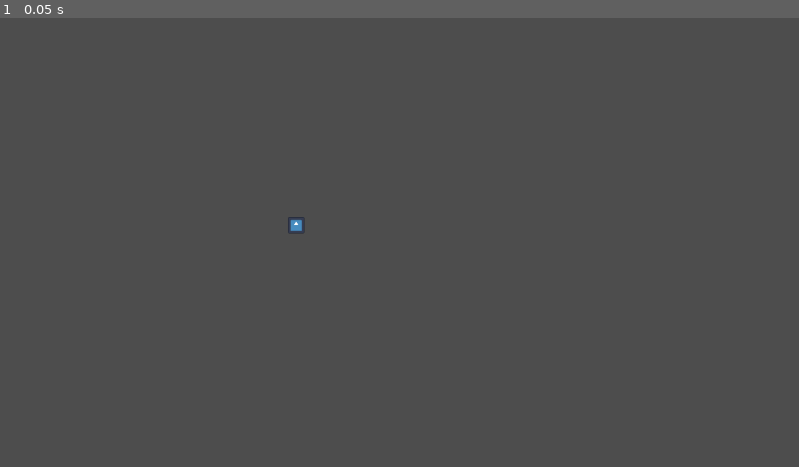
Above: before the commit, frame 1.
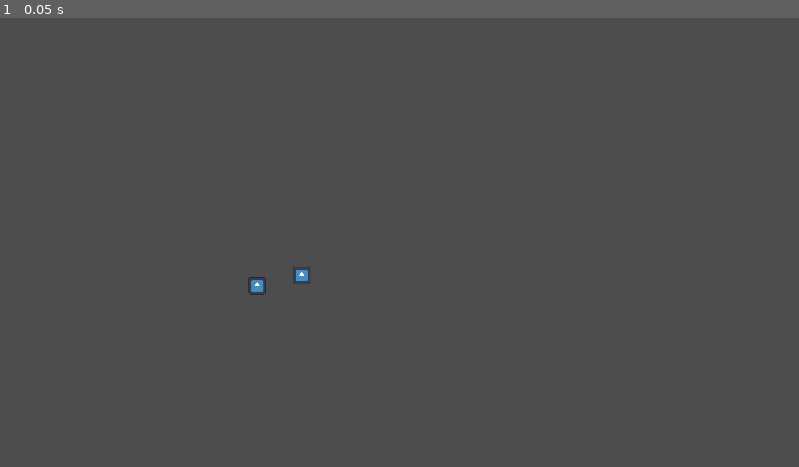
Above: after the commit, the same moment.

Repository: super-Colin/godot-physics-drag
Game: Godot game, scene res://game.tscn
Same seed, same stepped clock (60 frames per second), same inputs: the game is played once before the commit and once after it. The engine's default icon, where the game draws it, is replaced by a stand-in: a white triangle on a blue panel in a dark square.
Inputs:
- Up to frame 1 (0.05 s): no input

The runs differ from the first frame. In frame 1, 0.2% of the frame differs, in the area x 31-39%, y 44-62%.

Commit message:
rework particle scene

Diff:
--- /dev/null
+++ b/barrel.tscn
@@ -0,0 +1,43 @@
+[gd_scene load_steps=3 format=3 uid="uid://cu1j8cej1pmx4"]
+
+[sub_resource type="RectangleShape2D" id="RectangleShape2D_aq3h7"]
+size = Vector2(501.875, 38.25)
+
+[sub_resource type="RectangleShape2D" id="RectangleShape2D_ods5d"]
+size = Vector2(501.875, 16)
+
+[node name="Barrel" type="Node2D"]
+
+[node name="North" type="Area2D" parent="."]
+gravity_space_override = 3
+
+[node name="CollisionShape2D" type="CollisionShape2D" parent="North"]
+position = Vector2(0, -57.25)
+shape = SubResource("RectangleShape2D_aq3h7")
+
+[node name="North2" type="Area2D" parent="."]
+gravity_space_override = 3
+gravity = 400.0
+
+[node name="CollisionShape2D" type="CollisionShape2D" parent="North2"]
+position = Vector2(0, -29)
+shape = SubResource("RectangleShape2D_ods5d")
+
+[node name="South" type="Area2D" parent="."]
+gravity_space_override = 3
+gravity_point_center = Vector2(0, -1)
+gravity_direction = Vector2(0, -1)
+
+[node name="CollisionShape2D" type="CollisionShape2D" parent="South"]
+position = Vector2(0.125, 51)
+shape = SubResource("RectangleShape2D_aq3h7")
+
+[node name="South2" type="Area2D" parent="."]
+gravity_space_override = 3
+gravity_point_center = Vector2(0, -1)
+gravity_direction = Vector2(0, -1)
+gravity = 400.0
+
+[node name="CollisionShape2D" type="CollisionShape2D" parent="South2"]
+position = Vector2(0.125, 23)
+shape = SubResource("RectangleShape2D_ods5d")
--- a/cannon.tscn
+++ b/cannon.tscn
@@ -1,14 +1,15 @@
 [gd_scene load_steps=2 format=3 uid="uid://bffwl3d1bs1bh"]
 
 [sub_resource type="CircleShape2D" id="CircleShape2D_rcd5r"]
-radius = 17.1172
+radius = 19.6469
 
 [node name="Cannon" type="Node2D"]
 
 [node name="StaticBody2D" type="StaticBody2D" parent="."]
 
 [node name="CollisionPolygon2D" type="CollisionPolygon2D" parent="StaticBody2D"]
-polygon = PackedVector2Array(125, -44, 38, -102, -47, -98, -109, -16, -89, 77, -3, 117, 115, 67, 415, 80, 390, 188, -106, 243, -277, 100, -126, -175, 35, -201, 230, -117, 442, -117, 435, -45)
+position = Vector2(-9, 20)
+polygon = PackedVector2Array(12, -226, -32, -223, -66, -215, -101, -201, -129, -181, -157, -150, -180, -111, -196, -60, -202, -5, -191, 48, -167, 94, -137, 130, -93, 164, -47, 182, 6, 191, 56, 190, 112, 177, 163, 153, 213, 117, 244, 12, 248, -79, 448, -62, 404, 169, -106, 243, -518, 45, -288, -329, 162, -304, 403, -226)
 
 [node name="CollisionShape2D" type="CollisionShape2D" parent="StaticBody2D"]
 shape = SubResource("CircleShape2D_rcd5r")
--- /dev/null
+++ b/electron.tscn
@@ -0,0 +1,10 @@
+[gd_scene load_steps=2 format=3 uid="uid://b8lf6k6glgc45"]
+
+[sub_resource type="CircleShape2D" id="CircleShape2D_n6e81"]
+radius = 8.06226
+
+[node name="Electron" type="RigidBody2D"]
+mass = 0.05
+
+[node name="CollisionShape2D" type="CollisionShape2D" parent="."]
+shape = SubResource("CircleShape2D_n6e81")
--- a/game.tscn
+++ b/game.tscn
@@ -1,14 +1,23 @@
-[gd_scene load_steps=3 format=3 uid="uid://bwifno7yakkyh"]
+[gd_scene load_steps=4 format=3 uid="uid://bwifno7yakkyh"]
 
 [ext_resource type="PackedScene" uid="uid://bffwl3d1bs1bh" path="res://cannon.tscn" id="1_5pc3s"]
-[ext_resource type="PackedScene" uid="uid://bftm4dync3qdl" path="res://particle.tscn" id="2_kv56s"]
+[ext_resource type="PackedScene" uid="uid://cu1j8cej1pmx4" path="res://barrel.tscn" id="3_rsftv"]
+[ext_resource type="PackedScene" uid="uid://dovba76u65cbw" path="res://particle.tscn" id="4_wutqv"]
 
 [node name="Game" type="Node2D"]
 
 [node name="Cannon" parent="." instance=ExtResource("1_5pc3s")]
-position = Vector2(385, 289)
+position = Vector2(575, 536)
 
-[node name="Particle" parent="." instance=ExtResource("2_kv56s")]
-z_index = 1
-z_as_relative = false
-position = Vector2(427, 299)
+[node name="MainCamera" type="Camera2D" parent="."]
+position = Vector2(962, 536)
+
+[node name="Barrel" parent="." instance=ExtResource("3_rsftv")]
+position = Vector2(1228, 358)
+
+[node name="Particle" parent="." instance=ExtResource("4_wutqv")]
+position = Vector2(620, 640)
+isTarget = false
+
+[node name="Particle2" parent="." instance=ExtResource("4_wutqv")]
+position = Vector2(727, 615)
--- /dev/null
+++ b/globals.gd
@@ -0,0 +1,6 @@
+extends Node
+
+
+
+
+var particleRef:Node
--- /dev/null
+++ b/nucleus.gd
@@ -0,0 +1,26 @@
+extends RigidBody2D
+
+
+var beingDragged = false
+var hoveredOn = false
+
+
+
+
+func _ready() -> void:
+	$'.'.set_pickable(true) # SUPER IMPORTANT!!! Mouse entered/exited won't trigger without this!
+	$'.'.mouse_entered.connect(_mouse_entered)
+	$'.'.mouse_exited.connect(_mouse_exited)
+
+
+
+
+
+func _mouse_entered():
+	#print("part - hovered on")
+	hoveredOn = true
+
+
+func _mouse_exited():
+	#print("part - hover exited")
+	hoveredOn = false
--- /dev/null
+++ b/nucleus.tscn
@@ -0,0 +1,46 @@
+[gd_scene load_steps=9 format=3 uid="uid://bftm4dync3qdl"]
+
+[ext_resource type="Script" path="res://nucleus.gd" id="1_6wc5g"]
+[ext_resource type="Texture2D" uid="uid://dms0l36kd4vhn" path="res://icon.svg" id="2_b3stg"]
+
+[sub_resource type="CircleShape2D" id="CircleShape2D_802ga"]
+radius = 29.0
+
+[sub_resource type="Gradient" id="Gradient_jfc5y"]
+colors = PackedColorArray(1, 0, 0, 1, 1, 0, 1, 0.133333)
+
+[sub_resource type="GradientTexture1D" id="GradientTexture1D_w1dwr"]
+gradient = SubResource("Gradient_jfc5y")
+
+[sub_resource type="Curve" id="Curve_85ug0"]
+_data = [Vector2(0, 1), 0.0, 0.0, 0, 0, Vector2(1, 0.252955), 0.0, 0.0, 0, 0]
+point_count = 2
+
+[sub_resource type="CurveTexture" id="CurveTexture_iybxi"]
+curve = SubResource("Curve_85ug0")
+
+[sub_resource type="ParticleProcessMaterial" id="ParticleProcessMaterial_xu1ul"]
+particle_flag_disable_z = true
+angular_velocity_min = -1.60933e-05
+angular_velocity_max = 93.1
+gravity = Vector3(0, 0, 0)
+scale_min = 10.0
+scale_max = 10.0
+scale_curve = SubResource("CurveTexture_iybxi")
+color = Color(1, 0.129412, 1, 1)
+color_ramp = SubResource("GradientTexture1D_w1dwr")
+
+[node name="Particle" type="RigidBody2D"]
+mass = 0.1
+script = ExtResource("1_6wc5g")
+
+[node name="Hitbox" type="CollisionShape2D" parent="."]
+shape = SubResource("CircleShape2D_802ga")
+
+[node name="GPUParticles2D" type="GPUParticles2D" parent="."]
+amount = 64
+process_material = SubResource("ParticleProcessMaterial_xu1ul")
+
+[node name="Icon" type="Sprite2D" parent="."]
+scale = Vector2(0.328125, 0.328125)
+texture = ExtResource("2_b3stg")
--- a/particle.gd
+++ b/particle.gd
@@ -1,42 +1,51 @@
-extends RigidBody2D
+extends Node2D
 
 
-var beingDragged = false
-var hoveredOn = false
 
-var weight = 1.0
-var mousePull = 10.0
+
+
+@export var isTarget = true
+
+@export var weight = 0.1
+var mousePull = 200.0
+
+
 
 
 
 
 func _ready() -> void:
-	$'.'.set_pickable(true)
-	$'.'.mouse_entered.connect(_mouse_entered)
-	$'.'.mouse_exited.connect(_mouse_exited)
+	#for orbiter in $'.'.get_node("Shell1").get_children():
+		#print(orbiter)
+		#orbiter.apply_central_impulse(Vector2(10, 0))
+	if not isTarget:
+		Globals.particleRef = $'.'
+	%Nucleus.mass = weight
 
 func _physics_process(delta: float) -> void:
-	#print("relative mouse position: ", get_local_mouse_position(), ", rotation: ", $'.'.rotation, ", applying force: ", test)
-	if beingDragged:
-		print("part - being draggedd")
-		var pull = get_local_mouse_position().normalized().rotated($'.'.rotation) * mousePull
-		$'.'.apply_central_force(pull)
+	var pull = Vector2.ZERO
+	if %Nucleus.beingDragged:
+		pull = %Nucleus.get_local_mouse_position().normalized().rotated(%Nucleus.rotation) * mousePull
+		#print("pulling - ", pull)
+		%Nucleus.apply_central_force(pull)
 
-
+	#for orbiter in $'.'.get_node("Shell1").get_children():
+		#var relPos = orbiter.position - %Nucleus.position
+		##var orbitalForce = (orbiter.position - %Nucleus.position) / (pow(orbiter.position.distance_to(%Nucleus.position), 2))
+		##var orbitalForce = relPos.normalized().rotated(%Nucleus.rotation) * -100.0
+		##var orbitalForce = relPos.normalized().rotated(PI/4) * -50.0
+		#var orbitalForce = relPos.normalized() * -50.0
+		#orbitalForce = orbitalForce / (pow(orbiter.position.distance_to(%Nucleus.position), 2)) * 100.0
+		##print("orbitalForce: ", orbitalForce)
+		#orbiter.apply_central_force(orbitalForce)
 
 
 func _input(event: InputEvent) -> void:
+	if isTarget:
+		return
 	if Input.is_action_pressed("LeftClick"):
-		if hoveredOn:
-			beingDragged = true
-	else:
-		beingDragged = false
-
-func _mouse_entered():
-	print("part - hovered on")
-	hoveredOn = true
-
-
-func _mouse_exited():
-	print("part - hover exited")
-	hoveredOn = false
+		if %Nucleus.hoveredOn:
+			#print("dragging")
+			%Nucleus.beingDragged = true
+	elif Input.is_action_just_released("LeftClick"):
+		%Nucleus.beingDragged = false
--- a/particle.tscn
+++ b/particle.tscn
@@ -1,18 +1,10 @@
-[gd_scene load_steps=4 format=3 uid="uid://bftm4dync3qdl"]
+[gd_scene load_steps=3 format=3 uid="uid://dovba76u65cbw"]
 
+[ext_resource type="PackedScene" uid="uid://bftm4dync3qdl" path="res://nucleus.tscn" id="1_8pkaw"]
 [ext_resource type="Script" path="res://particle.gd" id="1_atrnu"]
-[ext_resource type="Texture2D" uid="uid://dms0l36kd4vhn" path="res://icon.svg" id="1_xjoq6"]
 
-[sub_resource type="CircleShape2D" id="CircleShape2D_802ga"]
-radius = 17.0
-
-[node name="Particle" type="RigidBody2D"]
-mass = 0.1
+[node name="Particle" type="Node2D"]
 script = ExtResource("1_atrnu")
 
-[node name="Hitbox" type="CollisionShape2D" parent="."]
-shape = SubResource("CircleShape2D_802ga")
-
-[node name="Icon" type="Sprite2D" parent="."]
-scale = Vector2(0.1875, 0.1875)
-texture = ExtResource("1_xjoq6")
+[node name="Nucleus" parent="." instance=ExtResource("1_8pkaw")]
+unique_name_in_owner = true
--- a/project.godot
+++ b/project.godot
@@ -15,6 +15,15 @@
 config/features=PackedStringArray("4.3", "GL Compatibility")
 config/icon="res://icon.svg"
 
+[autoload]
+
+Globals="*res://globals.gd"
+
+[display]
+
+window/size/viewport_width=1920
+window/size/viewport_height=1080
+
 [input]
 
 LeftClick={
Not shown, added: par3D6A.tmp
